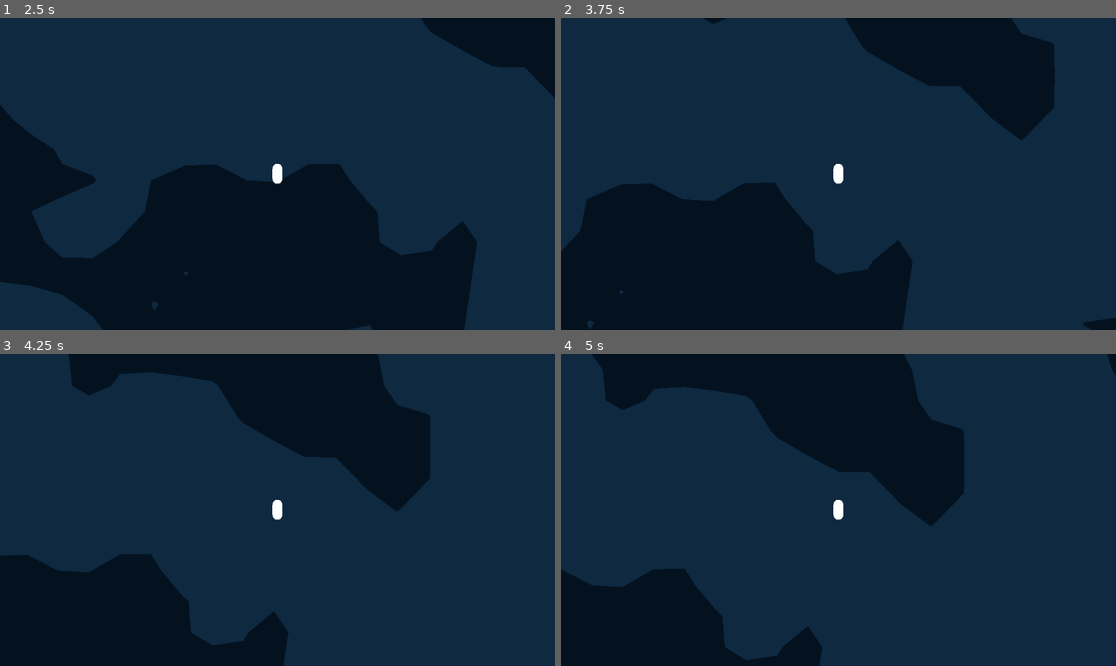
Above: before the commit, frames 1-4 (two rows, left to right).
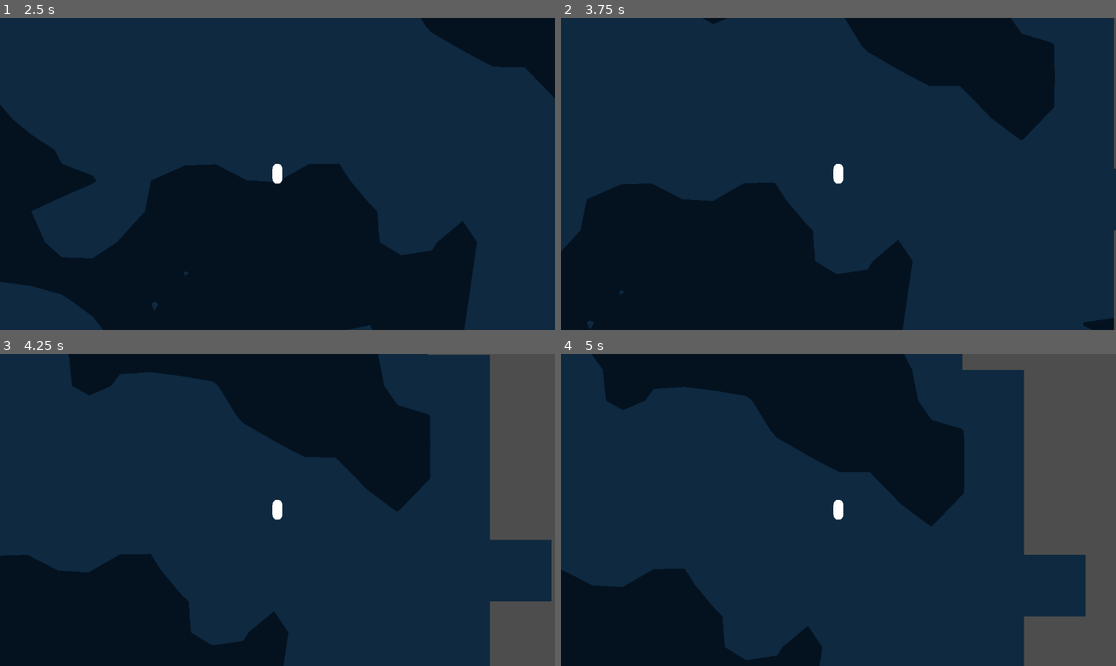
Above: after the commit, the same moments.

Repository: TrevorBuchanan/MyMarchingSquares
Game: Godot game, scene res://scenes/main.tscn
Same seed, same stepped clock (60 frames per second), same inputs: the game is played once before the commit and once after it.
Inputs:
- Up to frame 1 (2.5 s): tap Enter at 0.5 s; hold D (right) 0.53-1.28 s; tap Space (jump) at 0.77, 1.52 s; hold A (left) 1.28-2.03 s; hold D (right) from 2.03 s (still down)
- Up to frame 2 (3.75 s): tap Space (jump) at 3.02 s; release D (right) at 3.53 s; hold A (left) from 3.53 s (still down)
- Up to frame 3 (4.25 s): keep holding A (left); tap Space (jump) at 3.77 s
- Up to frame 4 (5 s): keep holding A (left); tap Space (jump) at 4.52 s

Frame 1 is identical in both runs. In frame 2, 0.3% of the frame differs, in the area x 46-100%, y 0-100%; in frame 3, 9.6%; in frame 4, 15%, in the area x 72-100%, y 0-100%.

Commit message:
Adding chunk loading within distance

Diff:
--- a/scenes/main.tscn
+++ b/scenes/main.tscn
@@ -8,8 +8,8 @@
 
 [node name="ChunksHolder" parent="." node_paths=PackedStringArray("viewer") instance=ExtResource("2_wkog7")]
 viewer = NodePath("../Player2D")
-chunk_size = 512
-render_distance = 3
+chunk_size = 128
+render_distance = 8
 chunk_type = ExtResource("2_uyfdp")
 
 [node name="Player2D" parent="." instance=ExtResource("1_ns0dy")]
--- a/scripts/chunks_manager.gd
+++ b/scripts/chunks_manager.gd
@@ -32,22 +32,27 @@
 	var edge_dist : int = 2
 	while layer <= render_distance:
 		var offset_chunk : Vector2 = Vector2(current_chunk_pos.x + (layer * chunk_size), current_chunk_pos.y + (layer * chunk_size))
-		load_chunk(offset_chunk)
+		if current_chunk_pos.distance_to(offset_chunk) <= render_distance * chunk_size:
+			load_chunk(offset_chunk)
 		for i in range(edge_dist):
 			offset_chunk.y -= chunk_size
-			load_chunk(offset_chunk)
+			if current_chunk_pos.distance_to(offset_chunk) <= render_distance * chunk_size:
+				load_chunk(offset_chunk)
 
 		for i in range(edge_dist):
 			offset_chunk.x -= chunk_size
-			load_chunk(offset_chunk)
+			if current_chunk_pos.distance_to(offset_chunk) <= render_distance * chunk_size:
+				load_chunk(offset_chunk)
 
 		for i in range(edge_dist):
 			offset_chunk.y += chunk_size
-			load_chunk(offset_chunk)
+			if current_chunk_pos.distance_to(offset_chunk) <= render_distance * chunk_size:
+				load_chunk(offset_chunk)
 
 		for i in range(edge_dist - 1):
 			offset_chunk.x += chunk_size
-			load_chunk(offset_chunk)
+			if current_chunk_pos.distance_to(offset_chunk) <= render_distance * chunk_size:
+				load_chunk(offset_chunk)
 
 		edge_dist += 2
 		layer += 1
